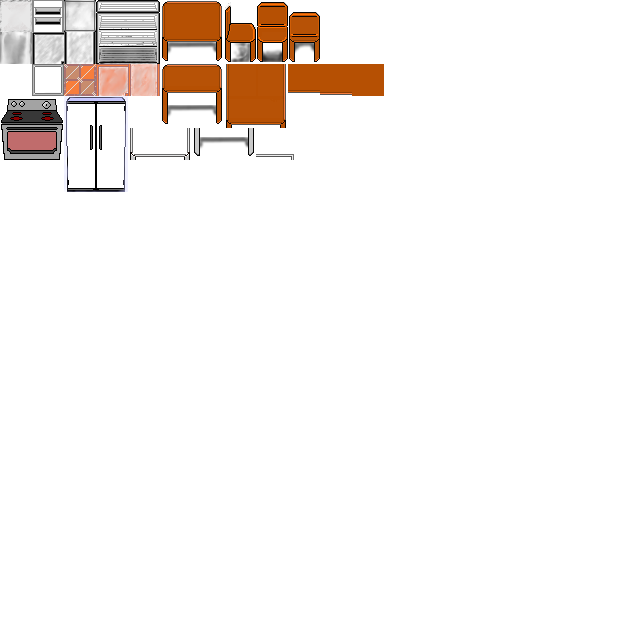
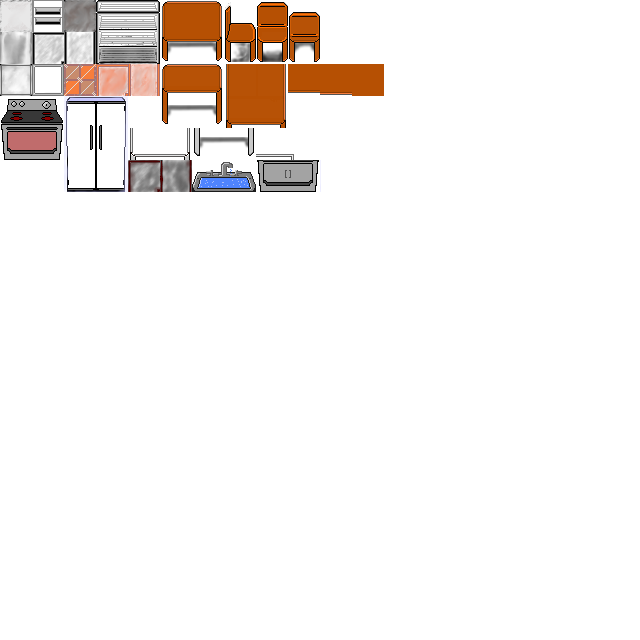
Layered file, before and after one edit (640px x 640px). Changes by layer:
painted on "newTileset.png" over [0, 0, 321, 192]
